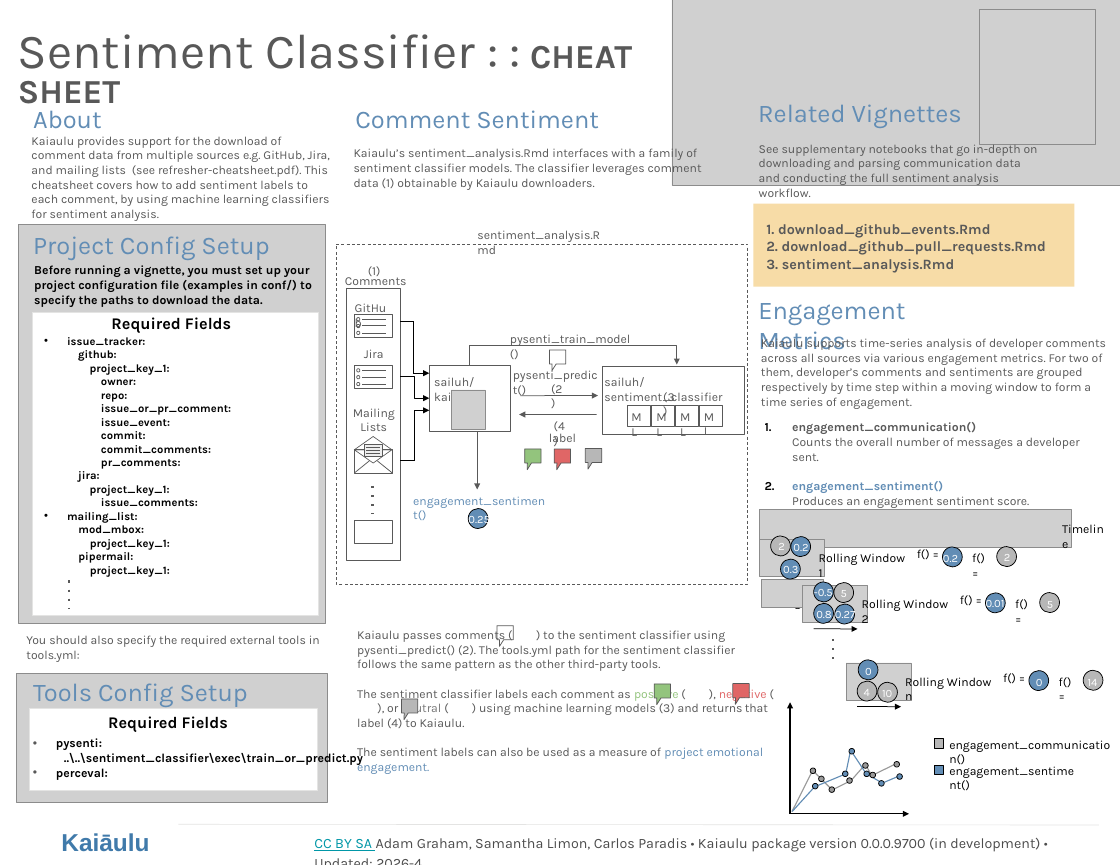
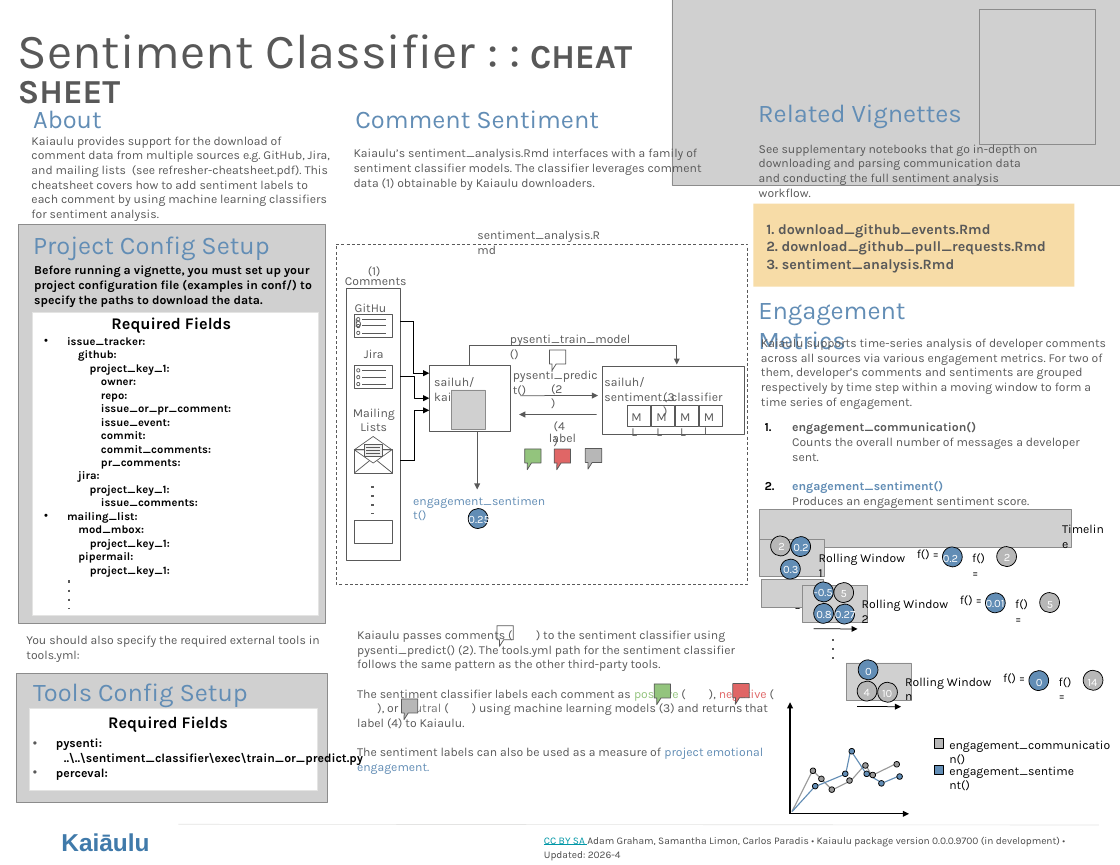
Before and after one commit to usradam/kaiaulu_cheatsheet, a slide deck: slide 1 of cheatsheets/sentiment-classifier-cheatsheet.pptx. Drawn at 1120x865 pixels with LibreOffice and Linux fonts; fonts in the diff are those of the drawing; grey boxes stand for pictures. Boxes give left, top, right and bottom in pixels: in the first picture for what was removed or moved away, otherwise in the second. Text is boxed around its words. In the diff, an @@ line names an element or a change of style, - is before the commit and + after.

Commit message:
Update authorship
Authorship on bottom-right now matches the font size and color of my other group members' cheatsheets.

```diff
--- a/cheatsheets/sentiment-classifier-cheatsheet.pptx
+++ b/cheatsheets/sentiment-classifier-cheatsheet.pptx
@@ text at (31,136,330,221): text changed @@
-Kaiaulu provides support for the download of comment data from multiple sources e.g. GitHub, Jira, and mailing lists (see refresher-cheatsheet.pdf). This cheatsheet covers how to add sentiment labels to each comment, by using machine learning classifiers for sentiment analysis.
+Kaiaulu provides support for the download of comment data from multiple sources e.g. GitHub, Jira, and mailing lists (see refresher-cheatsheet.pdf). This cheatsheet covers how to add sentiment labels to each comment by using machine learning classifiers for sentiment analysis.
@@ text "CC BY SA Adam Graham, ...": place and size @@
-text "CC BY SA Adam Graham, ..." at (314,838,1040,852)
+text "CC BY SA Adam Graham, ..." at (544,837,1060,860)
@@ text "CC BY SA Adam Graham, ..." at (544,837,1060,860): size 14 to 10 pt @@
```
Also in this commit, not shown: 1 other file.
